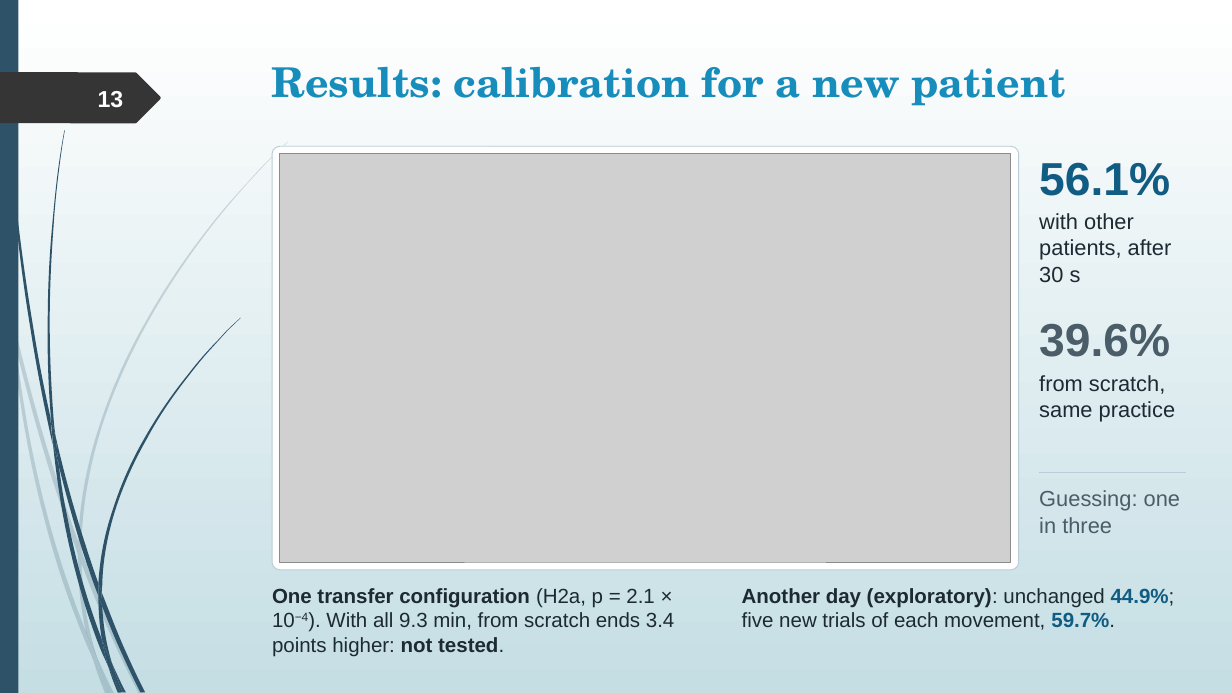
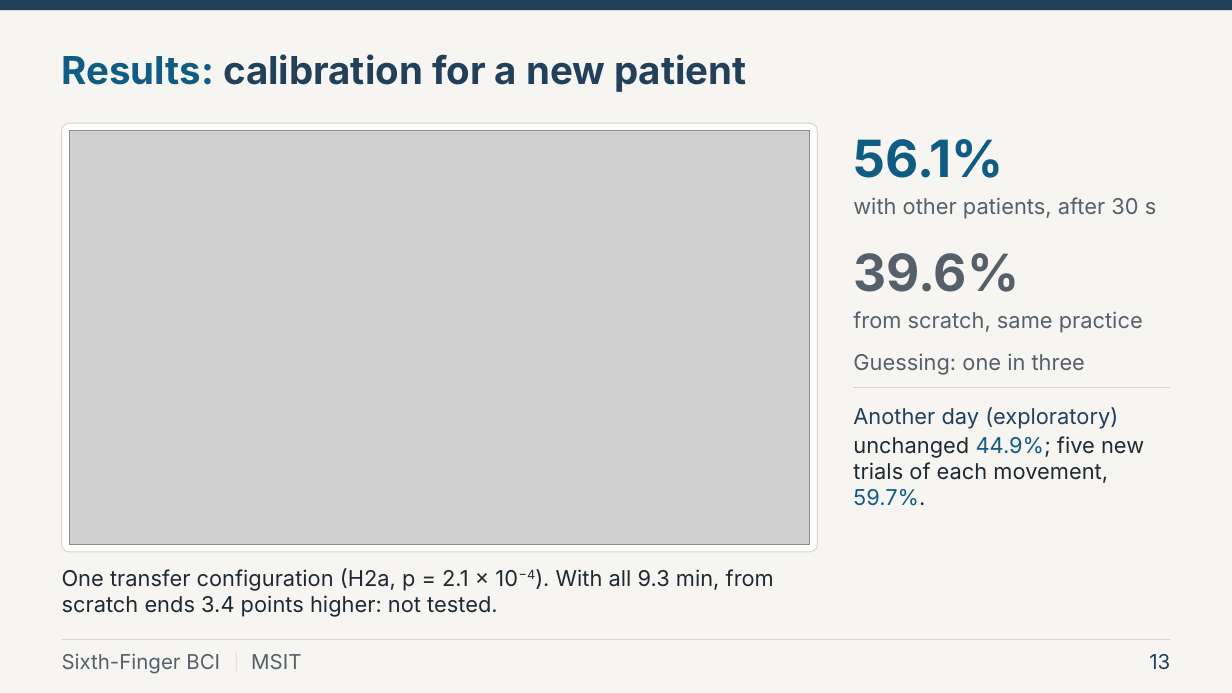
Before and after one commit to rajveeerr/sixth-finger-bci, a slide deck: slide 13 of report/slides/college/Sixth-Finger-BCI-Final-PPT.pptx. Drawn at 1232x693 pixels with LibreOffice and Linux fonts; fonts in the diff are those of the drawing; grey boxes stand for pictures. Boxes give left, top, right and bottom in pixels: in the first picture for what was removed or moved away, otherwise in the second. Text is boxed around its words. In the diff, an @@ line names an element or a change of style, - is before the commit and + after.

```diff
--- a/report/slides/college/Sixth-Finger-BCI-Final-PPT.pptx
+++ b/report/slides/college/Sixth-Finger-BCI-Final-PPT.pptx
@@ background gradient #FFFFFF to #C5DEE5 to #F6F5F1 @@
@@ rectangle removed at (0,0,18,693) @@
@@ rectangle added at (0,0,1232,10), fill #22405A @@
@@ title "Results: calibration for a new ...": place and size @@
-title "Results: calibration for a new ..." at (271,66,1065,106)
+title "Results: calibration for a new ..." at (62,54,746,92)
@@ title "Results: calibration for a new ..." at (62,54,746,92): size 32 to 30 pt, font TeX Gyre Schola to Inter; text colour #178DBB to #105C82 in "Results:"; text colour #178DBB to #22405A in "calibration for a new patient"; vertical alignment top to middle @@
@@ freeform shape removed at (0,72,161,123) @@
@@ rounded rectangle: place and size @@
-rounded rectangle at (272,146,1019,569)
+rounded rectangle at (62,123,818,552)
@@ rounded rectangle at (62,123,818,552): outline #B9CDD6 0.75 pt to #D9D5CB 0.75 pt @@
@@ picture: place and size @@
-picture at (280,154,1011,563)
+picture at (69,131,810,544)
@@ text "56.1%": place and size @@
-text "56.1%" at (1039,162,1170,196)
+text "56.1%" at (853,139,1003,178)
@@ text "56.1%" at (853,139,1003,178): size 36 to 40 pt, font Arial to Inter @@
@@ text "with other patients, after 30 ...": place and size @@
-text "with other patients, after 30 ..." at (1039,213,1172,282)
+text "with other patients, after 30 ..." at (853,197,1157,219)
@@ text "with other patients, after 30 ..." at (853,197,1157,219): font Arial to Inter, text colour #1D2A33 to #56606B @@
@@ text "39.6%": place and size @@
-text "39.6%" at (1039,324,1170,357)
+text "39.6%" at (853,253,1019,292)
@@ text "39.6%" at (853,253,1019,292): size 36 to 40 pt, font Arial to Inter, text colour #4A5D68 to #56606B @@
@@ text "from scratch, same practice" at (853,311,1143,333): font Arial to Inter, text colour #1D2A33 to #56606B @@
@@ text "from scratch, same practice": place and size @@
-text "from scratch, same practice" at (1039,375,1175,422)
+text "from scratch, same practice" at (853,311,1143,333)
@@ text "Guessing: one in three": place and size @@
-text "Guessing: one in three" at (1039,490,1180,533)
+text "Guessing: one in three" at (853,354,1085,375)
@@ text "Guessing: one in three" at (853,354,1085,375): font Arial to Inter, text colour #4A5D68 to #56606B @@
@@ line added from (854, 387) to (1171, 387), #D9D5CB 0.75 pt @@
@@ text at (853,407,1144,506): text changed; size 16 to 17 pt; font Arial to Inter; text colour #1D2A33 to #1F2933 @@
-Another day (exploratory): unchanged 44.9%; five new trials of each movement, 59.7%.
+Another day (exploratory)
+unchanged 44.9%; five new trials of each movement, 59.7%.
@@ line removed from (1040, 472) to (1186, 472) @@
@@ text "One transfer configuration (H2a, p ...": place and size @@
-text "One transfer configuration (H2a, p ..." at (272,588,674,657)
+text "One transfer configuration (H2a, p ..." at (62,568,774,617)
@@ text "One transfer configuration (H2a, p ..." at (62,568,774,617): size 16 to 17 pt, font Arial to Inter, text colour #1D2A33 to #1F2933; bold off in "One transfer configuration not tested." @@
@@ rectangle added at (62,640,1171,640), fill #D9D5CB @@
@@ text added at (62,653,220,674), 16 pt, text #56606B @@
+Sixth-Finger BCI
@@ group removed at (0,141,288,693): 10 freeform shapes @@
@@ group removed at (3,0,240,693): 12 freeform shapes @@
@@ rectangle added at (236,653,237,672), fill #D9D5CB @@
@@ text added at (251,654,301,669), 16 pt, text #56606B @@
+MSIT
@@ page number: place and size @@
-page number at (98,91,124,108)
+page number at (1149,654,1170,669)
@@ page number at (1149,654,1170,669): size 18 to 16 pt, font Arial to Inter, text colour #FEFFFF to #22405A, bold off; vertical alignment middle to top @@
```
Also in this commit, not shown: 17 other slides changed, 7 other files.
